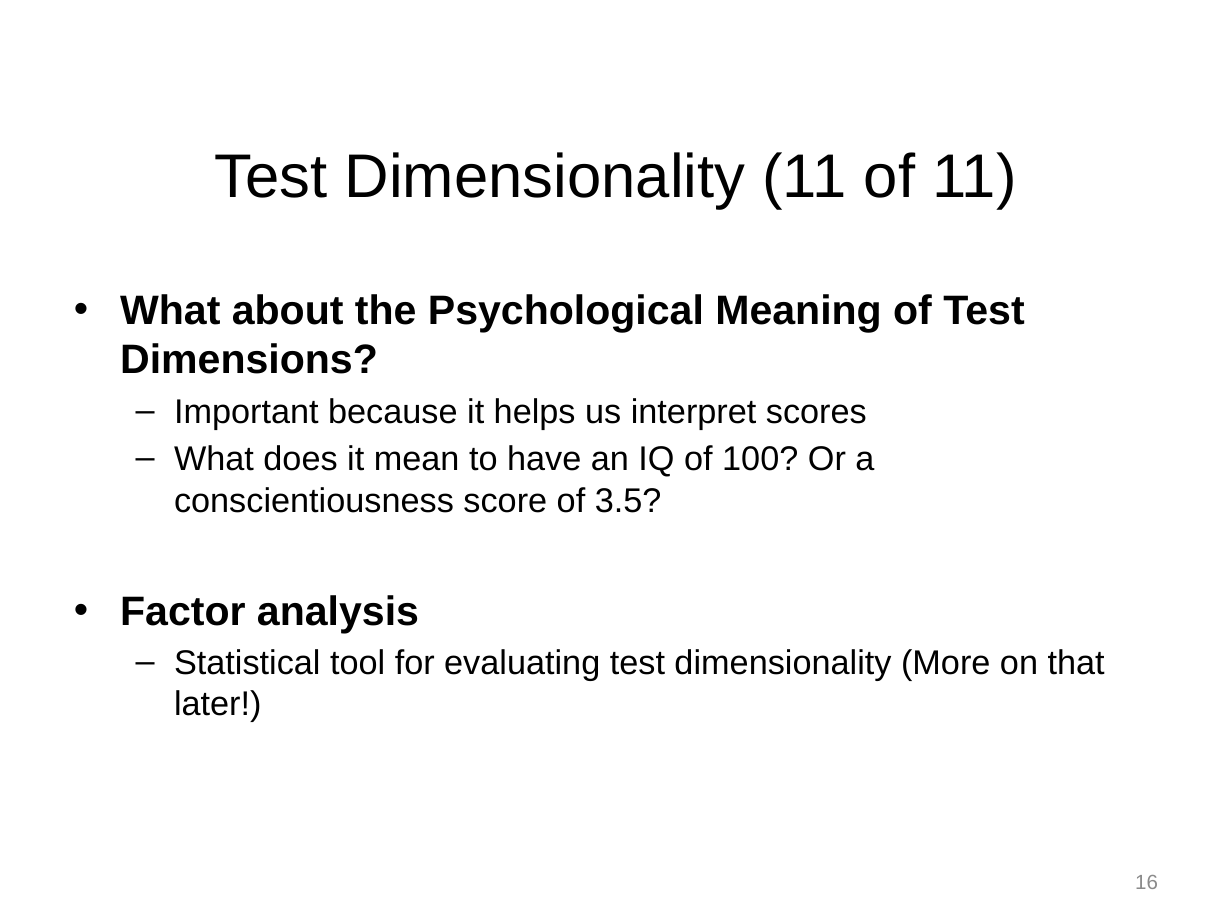
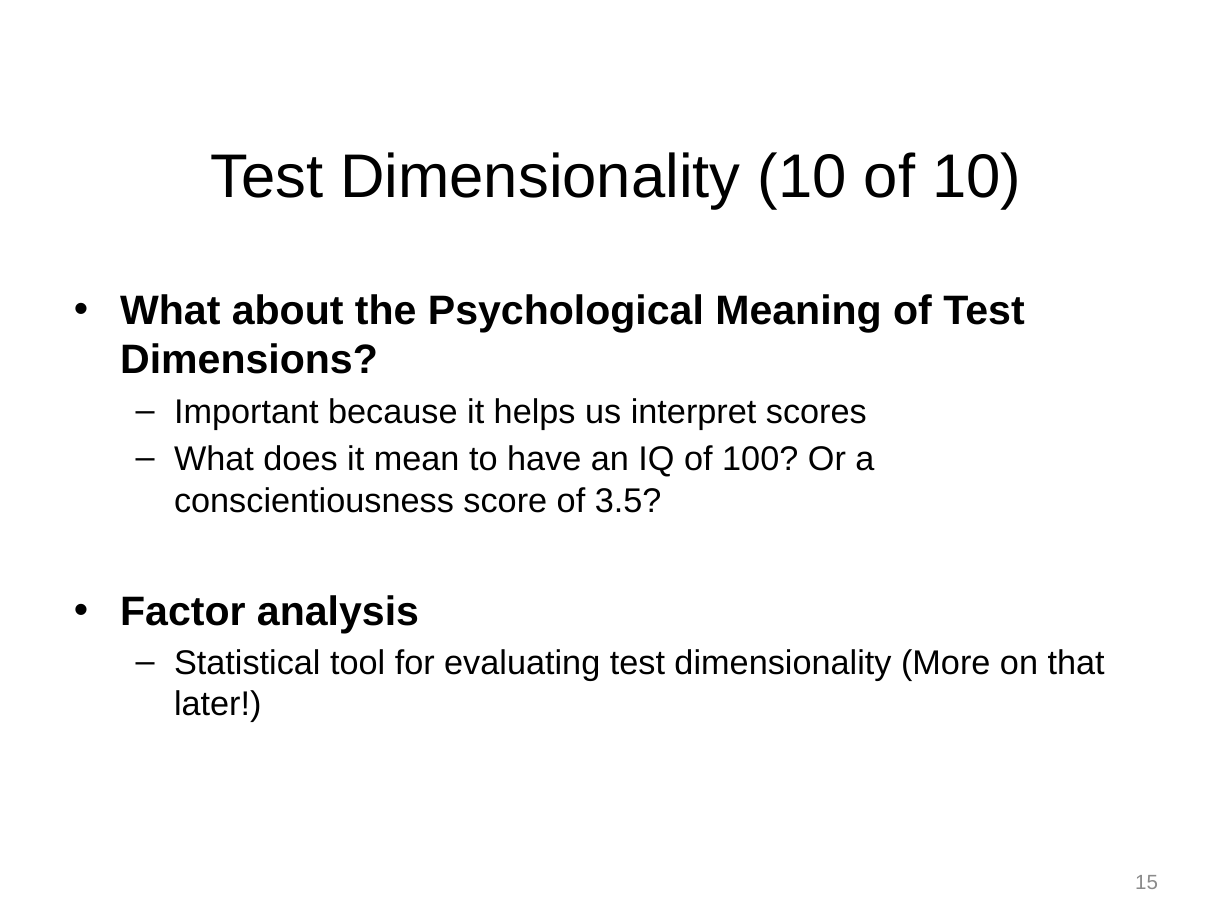
Before and after one commit to npm27/Teaching-Materials, a slide deck: slide 15 of Tests and Eval/Slides/4 Chapter 4 Part 1.pptx (slide 16 before the commit). Drawn at 1232x924 pixels with LibreOffice and Linux fonts; fonts in the diff are those of the drawing. Boxes give left, top, right and bottom in pixels: in the first picture for what was removed or moved away, otherwise in the second. Text is boxed around its words. In the diff, an @@ line names an element or a change of style, - is before the commit and + after.

```diff
--- a/Tests and Eval/Slides/4 Chapter 4 Part 1.pptx
+++ b/Tests and Eval/Slides/4 Chapter 4 Part 1.pptx
@@ title at (x1=210, y1=152, x2=1021, y2=209): text changed @@
-Test Dimensionality (11 of 11)
+Test Dimensionality (10 of 10)
@@ page number at (x1=1135, y1=875, x2=1158, y2=889): text changed @@
-16
+15
```
Also in this commit, not shown: 10 other slides changed, 1 slide removed, 4 other files.
